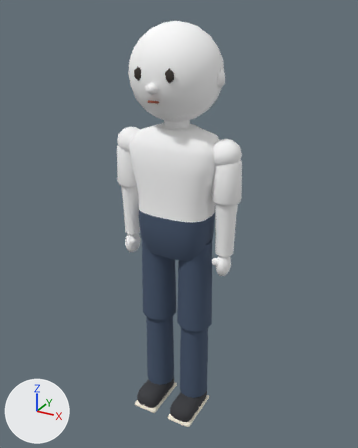
Renders of the glTF model assets/models/characters/body_male.glb from each side of a commit.
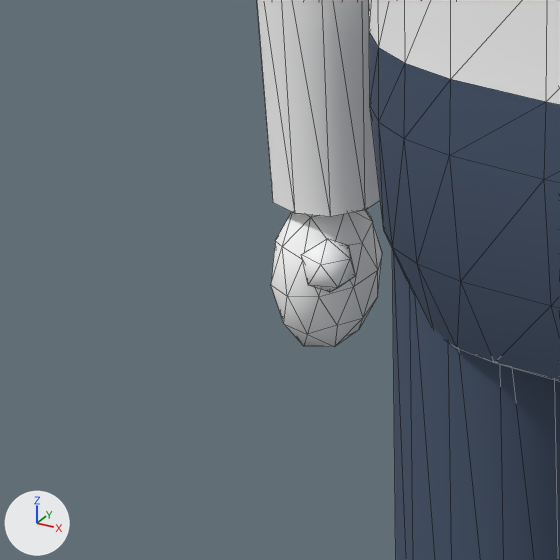
There are two pictures of each version: one whole from a camera (50 mm lens) standing at (0.921, -1.655, 1.75) and looking at (0.0, 0.02, 0.912), one close up on the part from 24% to 46% of the width and 46% to 63% of the height. Lighting does not change. The marker at lower left points along +X, +Y and +Z. The older version's two pictures come first. The close-ups show mesh edges as thin lines. Vertices at exactly the same position are counted once.

Script lines for the objects in view, before the commit:
```python
me_body_male = bpy.data.meshes.new('body_male')
me_body_male.from_pydata(...)  # 1306 vertices, 2480 faces; spans x -0.28..0.28, y -0.19..0.17, z 0.0..1.7
# faces by material slot: [922, 808, 750]
me_body_male.materials.append(mat_palette)  # picture img_palette
me_body_male.materials.append(mat_skin)  # white #ffffff
me_body_male.materials.append(mat_outfit)  # white #ffffff
ob_body_male = bpy.data.objects.new('body_male', me_body_male)
ob_body_male.location = (0.0, 0.0, 0.0)
```
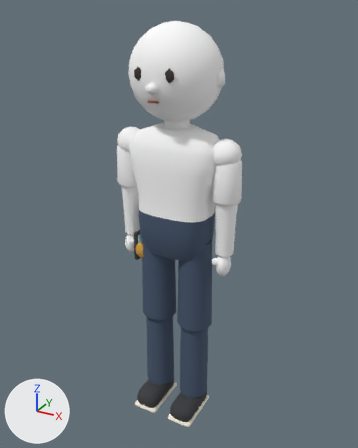
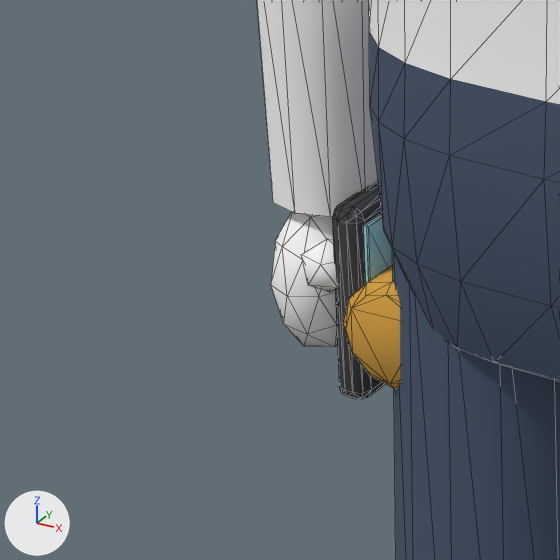
What differs and where, as boxes (x1, y1, x2, y2) in the close-ups (560 x 560 px):
part 1 of me_body_male, added
    after: (332, 181, 385, 399)
part 2 of me_body_male, added (orange)
    after: (343, 265, 400, 389)
part 3 of me_body_male, added (cyan)
    after: (363, 213, 393, 284)

The change, as a list of edits to the scene's bpy script:
```text
Change me_body_male:
    used by ob_body_male; location = (0.0, 0.0, 0.0)
    remove me_body_male.from_pydata(...)  # 1306 vertices, 2480 faces; spans x -0.28..0.28, y -0.19..0.17, z 0.0..1.7
    add me_body_male.from_pydata(...)  # 1458 vertices, 2768 faces; spans x -0.28..0.28, y -0.19..0.17, z 0.0..1.7
    me_body_male part 1: a new loose piece of 56 vertices spanning x -0.19..-0.17, y -0.05..0.03, z 0.72..0.85, in mat_palette (picture img_palette)
    me_body_male part 2: a new loose piece of 48 vertices spanning x -0.18..-0.11, y -0.05..0.03, z 0.74..0.82, in mat_palette (picture img_palette)
    me_body_male part 3: a new loose piece of 24 vertices spanning x -0.17, y -0.04..0.02, z 0.74..0.84, in mat_palette (picture img_palette)
    other edits to the shape of me_body_male do not show in these pictures
```
